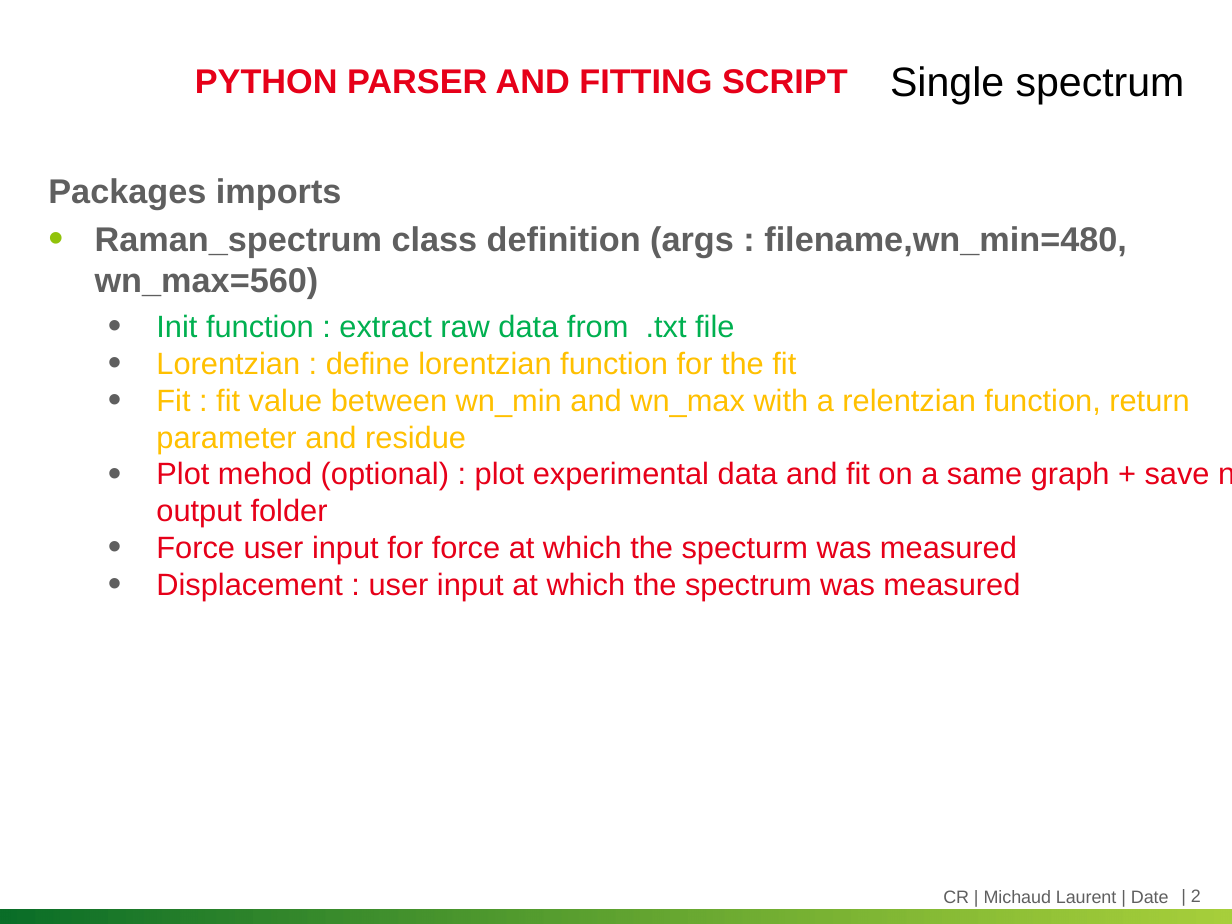
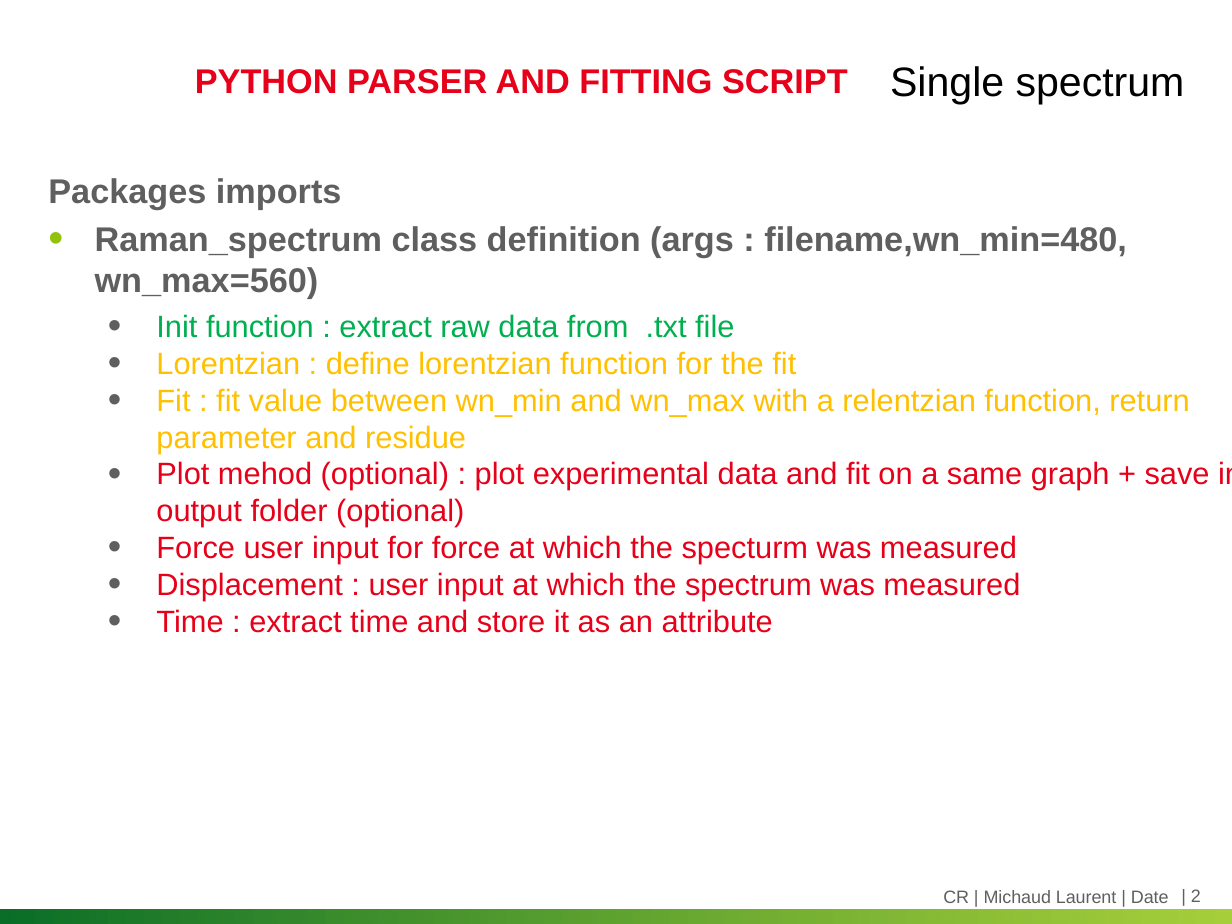
Before and after one commit to mcdlrt/Raman_solflex, a slide deck: slide 2 of Raman data processing.pptx. Drawn at 1232x924 pixels with LibreOffice and Linux fonts; fonts in the diff are those of the drawing; background and template pictures are left out. Boxes give left, top, right and bottom in pixels: in the first picture for what was removed or moved away, otherwise in the second. Text is boxed around its words. In the diff, an @@ line names an element or a change of style, - is before the commit and + after.

```diff
--- a/Raman data processing.pptx
+++ b/Raman data processing.pptx
@@ text at [156,461,1232,527]: text changed @@
-  • Plot mehod (optional) : plot experimental data and fit on a same graph + save ni output folder
+  • Plot mehod (optional) : plot experimental data and fit on a same graph + save in output folder (optional)
@@ text at [156,609,773,633]: paragraph added @@
+  • Time : extract time and store it as an attribute
```
Also in this commit, not shown: 1 other slide changed, 2 slides added.
